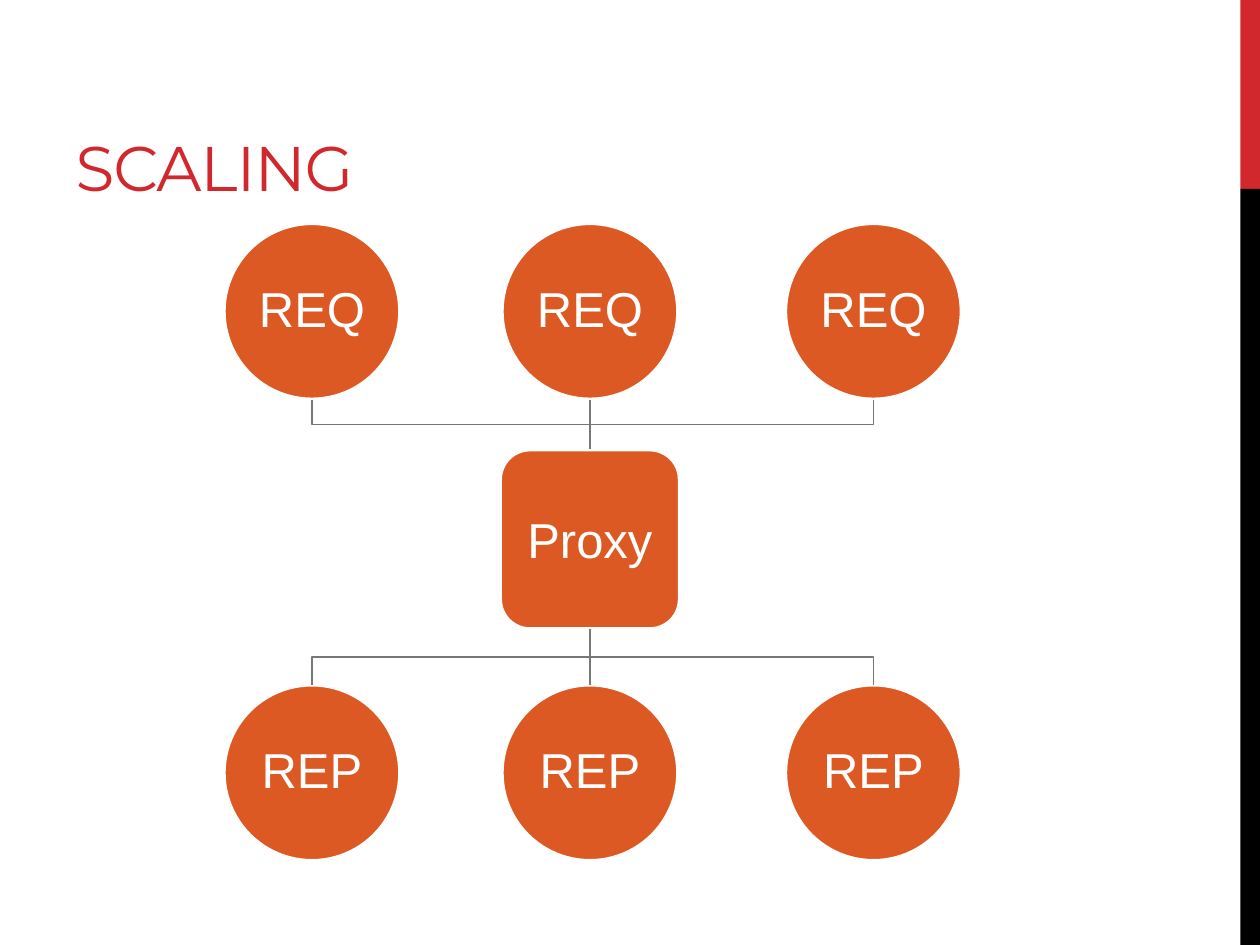
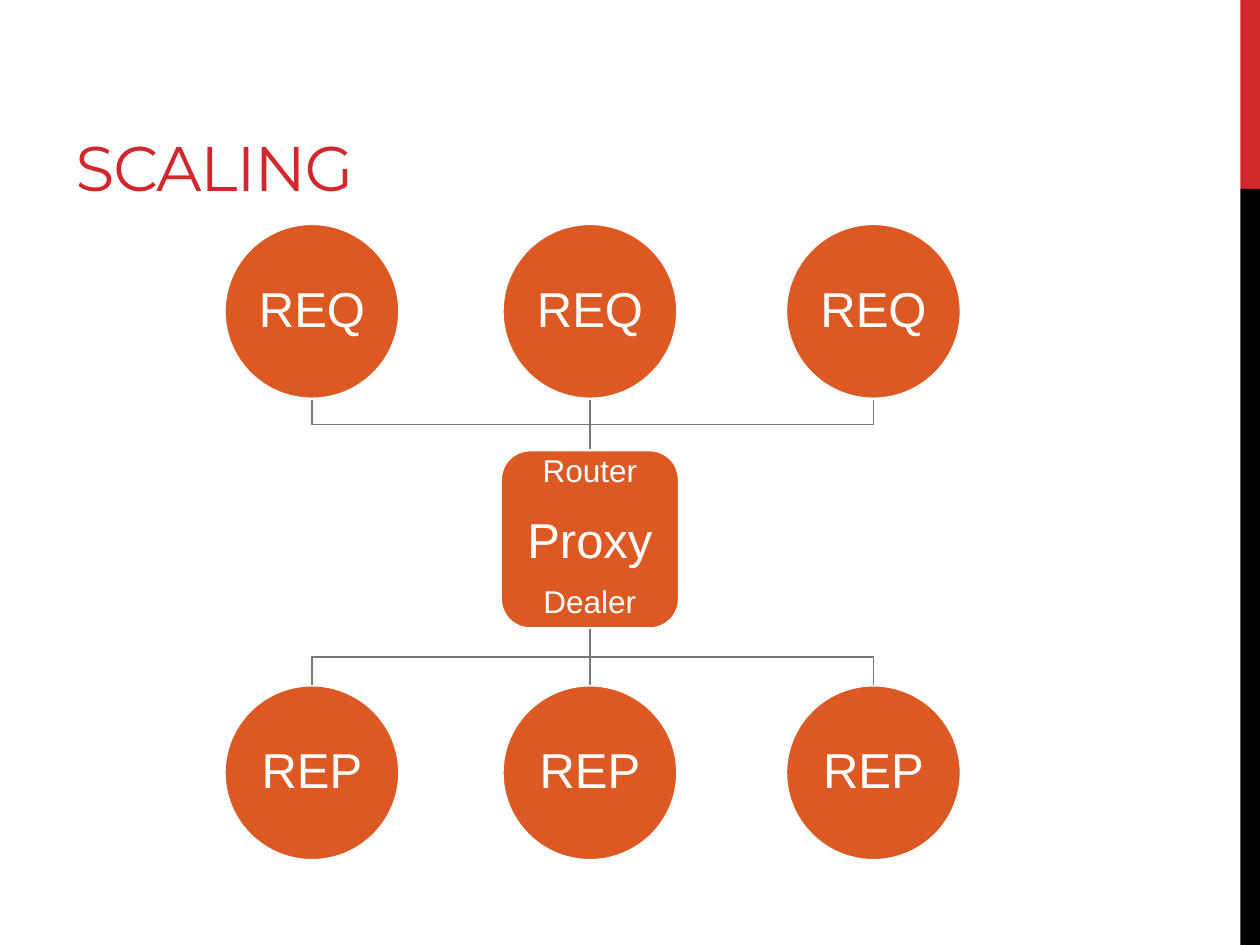
Before and after one commit to RyanHauert/presentations-zeromq, a slide deck: slide 11 of Presentation/ZeroMQ.pptx (slide 10 before the commit). Drawn at 1260x945 pixels with LibreOffice and Linux fonts; fonts in the diff are those of the drawing. Boxes give left, top, right and bottom in pixels: in the first picture for what was removed or moved away, otherwise in the second. Text is boxed around its words. In the diff, an @@ line names an element or a change of style, - is before the commit and + after.

```diff
--- a/Presentation/ZeroMQ.pptx
+++ b/Presentation/ZeroMQ.pptx
@@ rounded rectangle added at [527,451,654,494], 18 pt, text #FFFFFF @@
+Router
@@ rounded rectangle added at [527,582,654,625], 18 pt, text #FFFFFF @@
+Dealer
```
Also in this commit, not shown: 3 other slides changed, 1 slide added, 4 other files.
